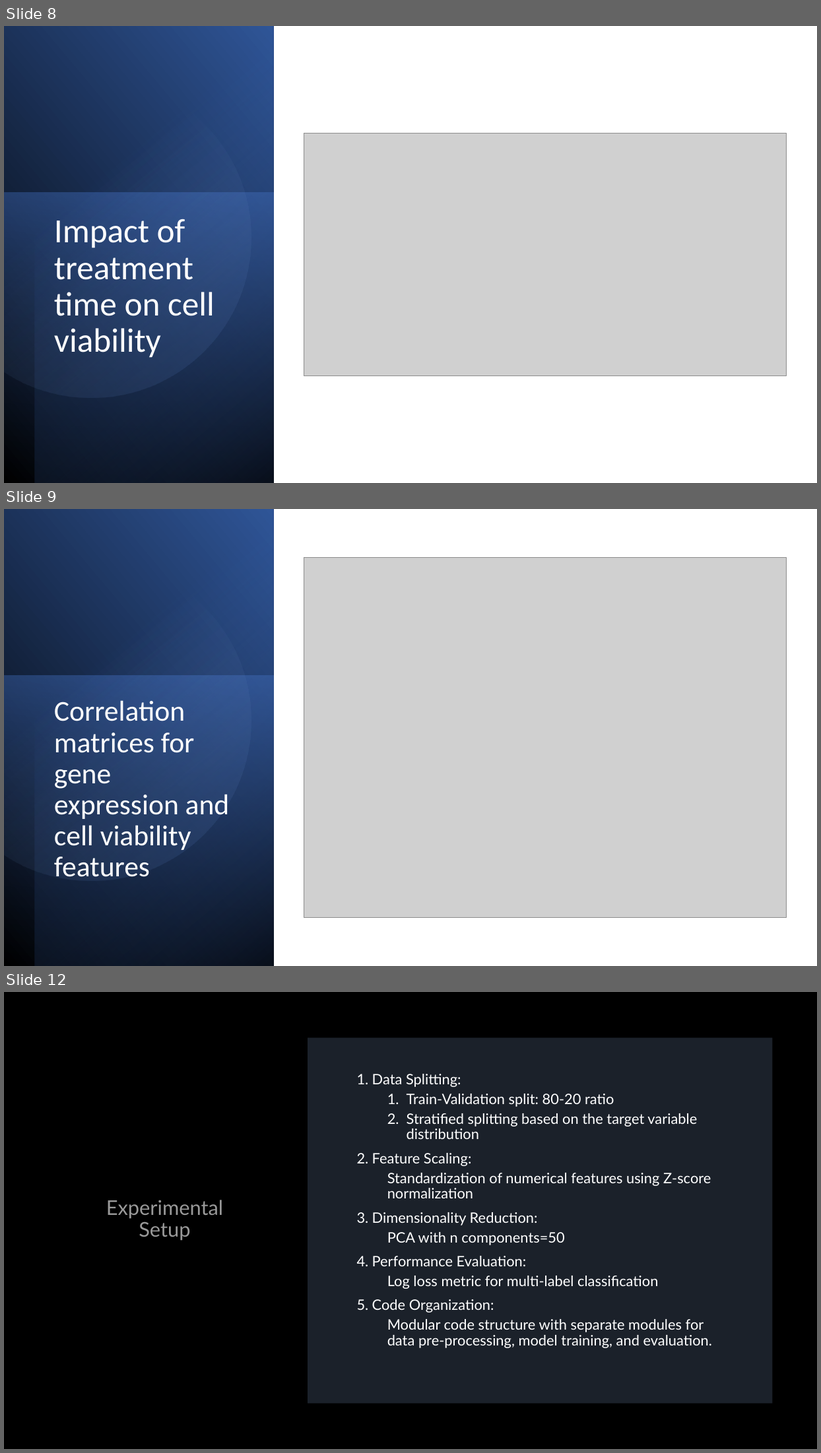
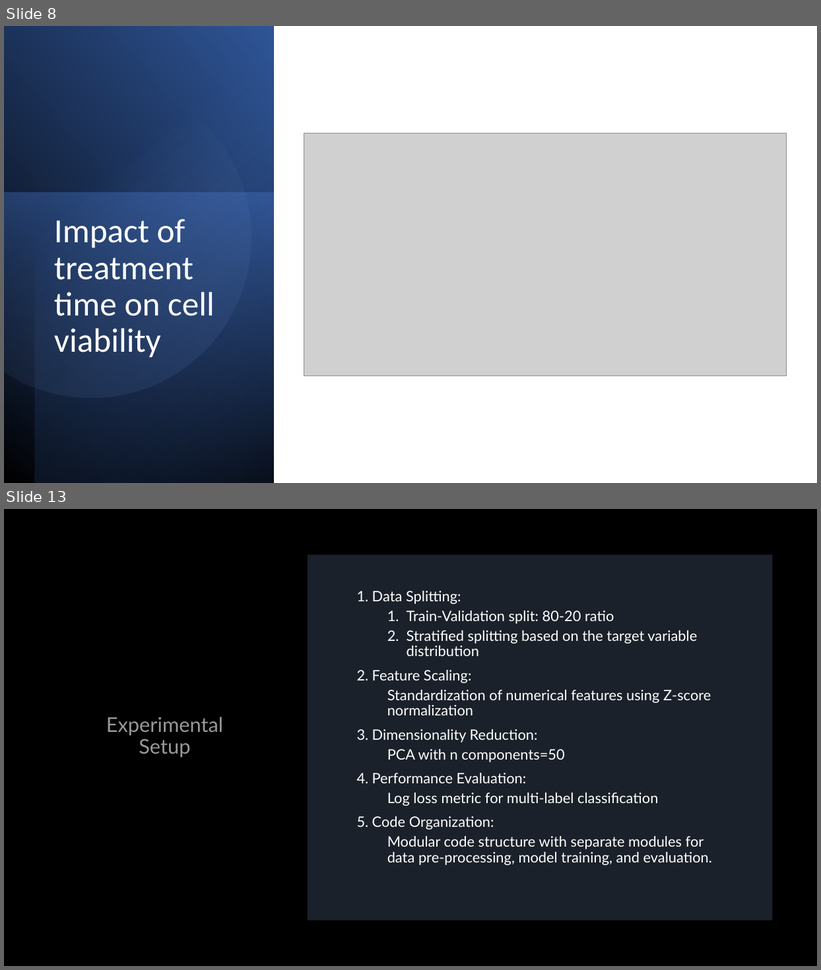
Before and after one commit to sanchitvj/Final-project-Group4, a slide deck: Final-Group-Presentation/MoA_ML_Project.pptx. Shown one above the other, each under a label of ours: slides 8, 9 and 12 before the commit, slides 8 and 13 after it; the slides between them are not shown. The pictures are 821x1453 and 821x970 pixels, drawn with LibreOffice and Linux fonts; fonts in the diff are those of the drawing; grey boxes stand for pictures. Boxes give left, top, right and bottom in pixels: in the first picture for what was removed or moved away, otherwise in the second. Text is boxed around its words. In the diff, an @@ line names an element or a change of style, - is before the commit and + after.

```diff
--- a/Final-Group-Presentation/MoA_ML_Project.pptx
+++ b/Final-Group-Presentation/MoA_ML_Project.pptx
@@ slide 9 removed at [4, 509, 817, 966], background #FFFFFF @@
@@ rectangle removed at [4, 509, 274, 966] @@
@@ rectangle removed at [34, 509, 274, 966] @@
@@ freeform shape removed at [4, 541, 281, 910] @@
@@ picture removed at [304, 558, 786, 918] @@
@@ rectangle removed at [4, 676, 274, 966] @@
@@ title removed at [54, 700, 230, 877] @@
-Correlation matrices for gene expression and cell viability features
@@ what was slide 12 is now slide 13 @@
```
Also in this commit, not shown: 1 slide changed, 2 slides added.
